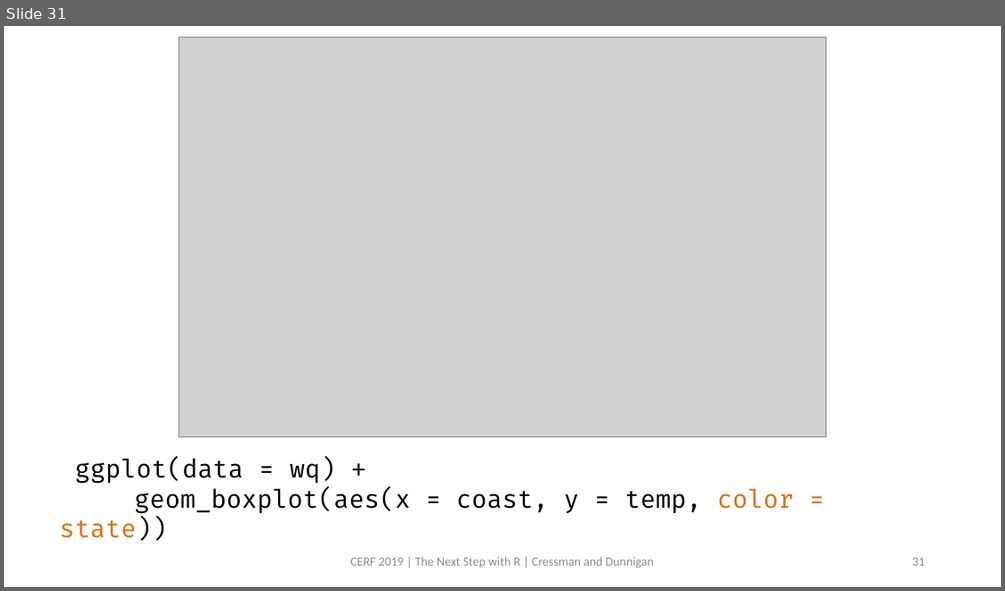
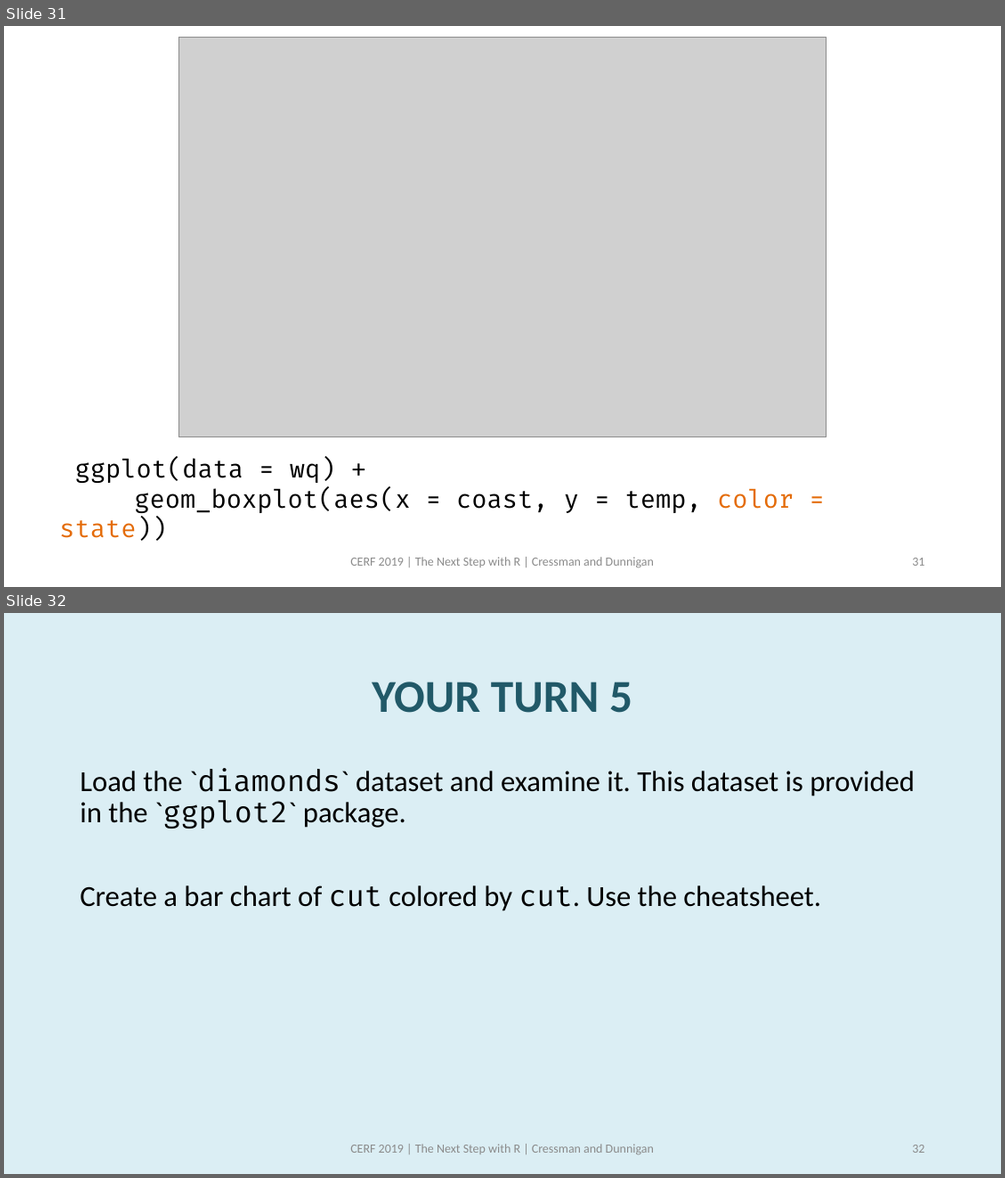
Before and after one commit to swmpkim/2019_CERF, a slide deck: slides/01_Visualize.pptx. Shown one above the other, each under a label of ours: slide 31 before the commit, slides 31 and 32 after it. The pictures are 1005x591 and 1005x1178 pixels, drawn with LibreOffice and Linux fonts; fonts in the diff are those of the drawing; grey boxes stand for pictures. Boxes give left, top, right and bottom in pixels: in the first picture for what was removed or moved away, otherwise in the second. Text is boxed around its words. In the diff, an @@ line names an element or a change of style, - is before the commit and + after.

```diff
--- a/slides/01_Visualize.pptx
+++ b/slides/01_Visualize.pptx
@@ slide 32 added at <box>4,613,1001,1174</box>, background #DBEEF4 @@
@@ title added at <box>372,682,632,713</box>, 44 pt, text #215968, bold @@
+YOUR TURN 5
@@ text added at <box>80,768,914,911</box>, 28 pt, text #000000 @@
+Load the `diamonds` dataset and examine it. This dataset is provided in the `ggplot2` package.
+Create a bar chart of cut colored by cut. Use the cheatsheet.
@@ text added at <box>350,1143,654,1154</box>, 12 pt, text #8C8C8C @@
+CERF 2019 | The Next Step with R | Cressman and Dunnigan
@@ page number added at <box>912,1144,924,1152</box>, 12 pt, text #8C8C8C @@
+32
```
Also in this commit, not shown: 14 slides changed, 17 other slides added, 1 other file.
